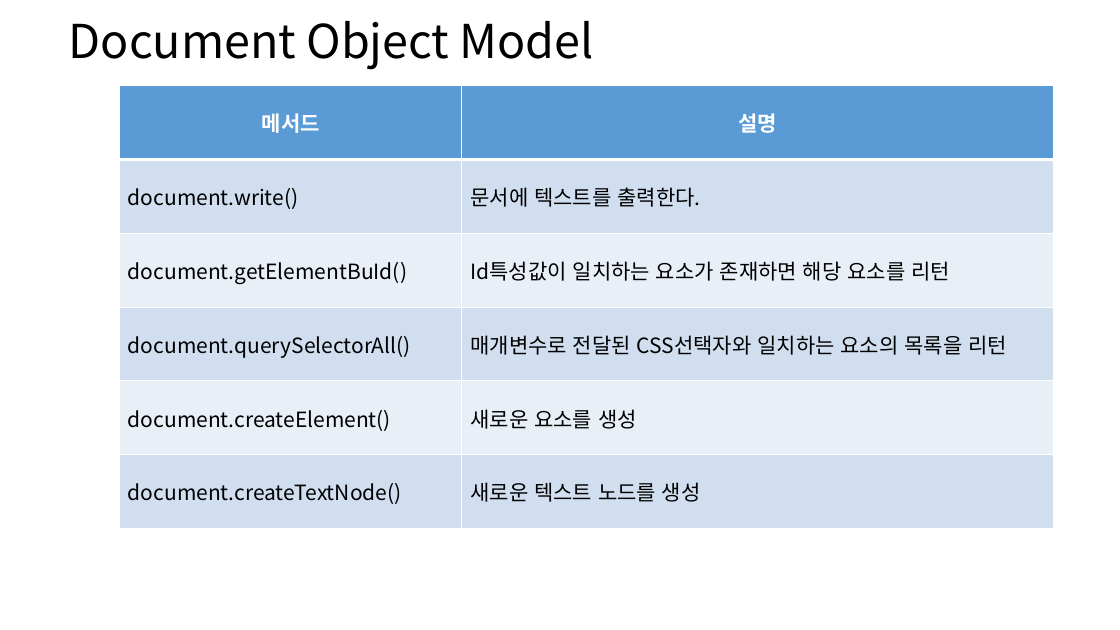
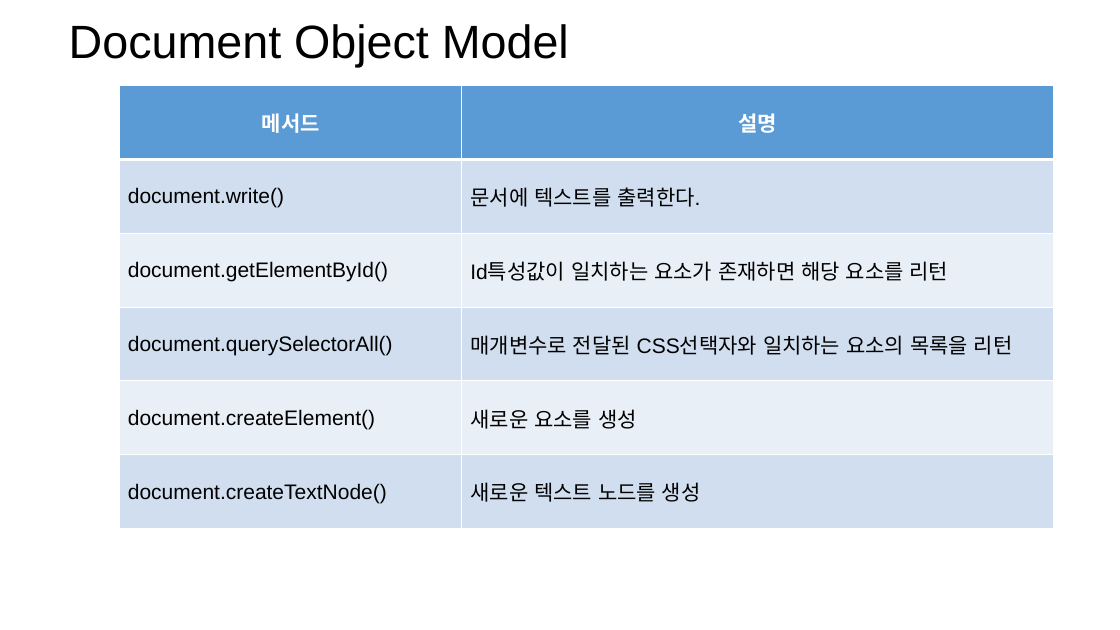
Before and after one commit to lhs501/2020ajax, a slide deck: slide 13 of ch1.pptx. Drawn at 1120x630 pixels with LibreOffice and Linux fonts; fonts in the diff are those of the drawing. Boxes give left, top, right and bottom in pixels: in the first picture for what was removed or moved away, otherwise in the second. Text is boxed around its words. In the diff, an @@ line names an element or a change of style, - is before the commit and + after.

```diff
--- a/ch1.pptx
+++ b/ch1.pptx
@@ text "Document Object Model" at (69,24,569,67): font Noto Sans CJK KR to Arial @@
@@ table at (119,86,1054,529) @@
-row 3, column 1: document.getElementBuId()
+row 3, column 1: document.getElementById()
@@ font Noto Sans CJK KR to Arial in "document.write()", "문서에 텍스트를 출력한다.", "Id특성값이 일치하는 요소가 존재하면 해당 요소를 리턴", "document.querySelectorAll()" and 5 more places @@
```
Also in this commit, not shown: 7 other slides changed, 5 slides added.
